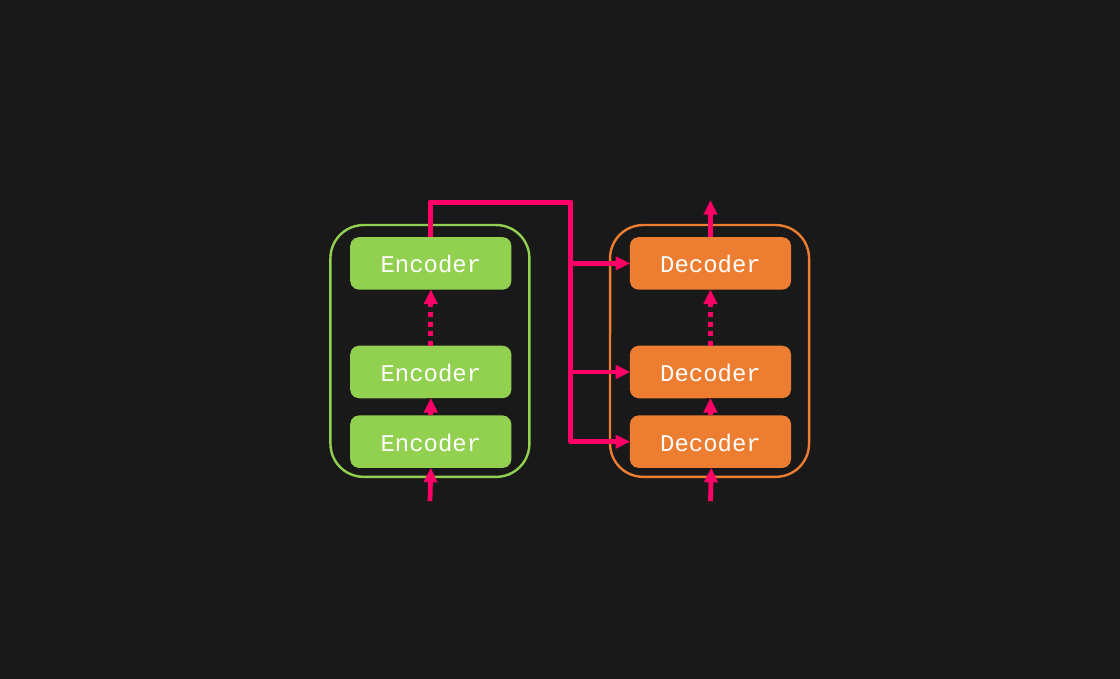
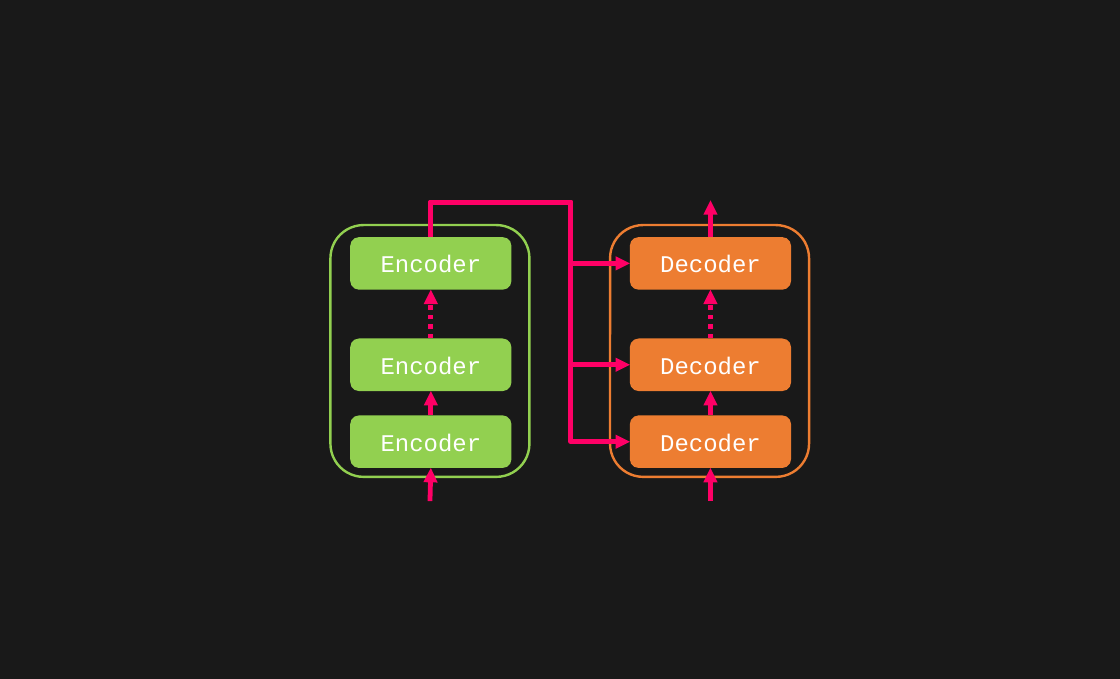
Before and after one commit to toonnyy8/PPT, a slide deck: slide 13 of Attention-is-all-you-need/image.pptx. Drawn at 1120x679 pixels with LibreOffice and Linux fonts; fonts in the diff are those of the drawing. Boxes give left, top, right and bottom in pixels: in the first picture for what was removed or moved away, otherwise in the second. Text is boxed around its words. In the diff, an @@ line names an element or a change of style, - is before the commit and + after.

```diff
--- a/Attention-is-all-you-need/image.pptx
+++ b/Attention-is-all-you-need/image.pptx
@@ elbow arrow moved from (431, 237) - (630, 372) to (431, 237) - (630, 365) @@
@@ arrow moved from (431, 346) - (431, 290) to (431, 338) - (431, 290) @@
@@ arrow moved from (710, 346) - (710, 290) to (710, 338) - (710, 290) @@
@@ rounded rectangle "Encoder": place and size @@
-rounded rectangle "Encoder" at (350, 346, 512, 398)
+rounded rectangle "Encoder" at (350, 338, 512, 391)
@@ rounded rectangle "Decoder": place and size @@
-rounded rectangle "Decoder" at (630, 346, 791, 398)
+rounded rectangle "Decoder" at (630, 338, 791, 391)
@@ arrow moved from (431, 415) - (431, 398) to (431, 415) - (431, 391) @@
@@ arrow moved from (710, 415) - (710, 398) to (710, 415) - (710, 391) @@
```
Also in this commit, not shown: 2 other slides changed, 2 slides added, 2 slides removed, 9 other files.
